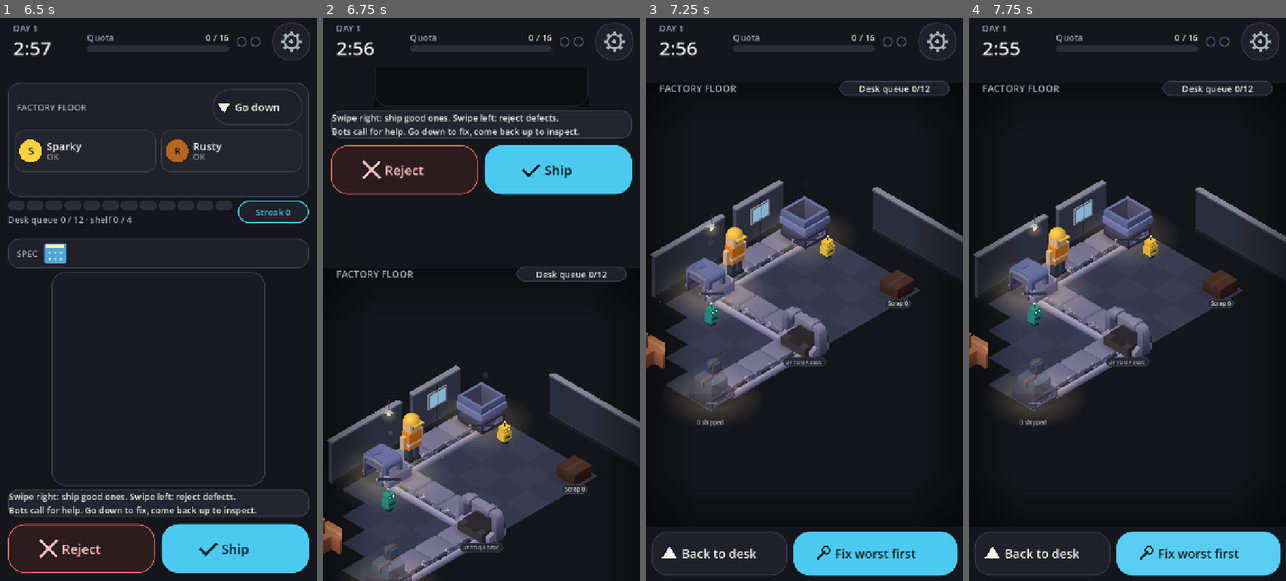
Above: before the commit, frames 1-4 (left to right).
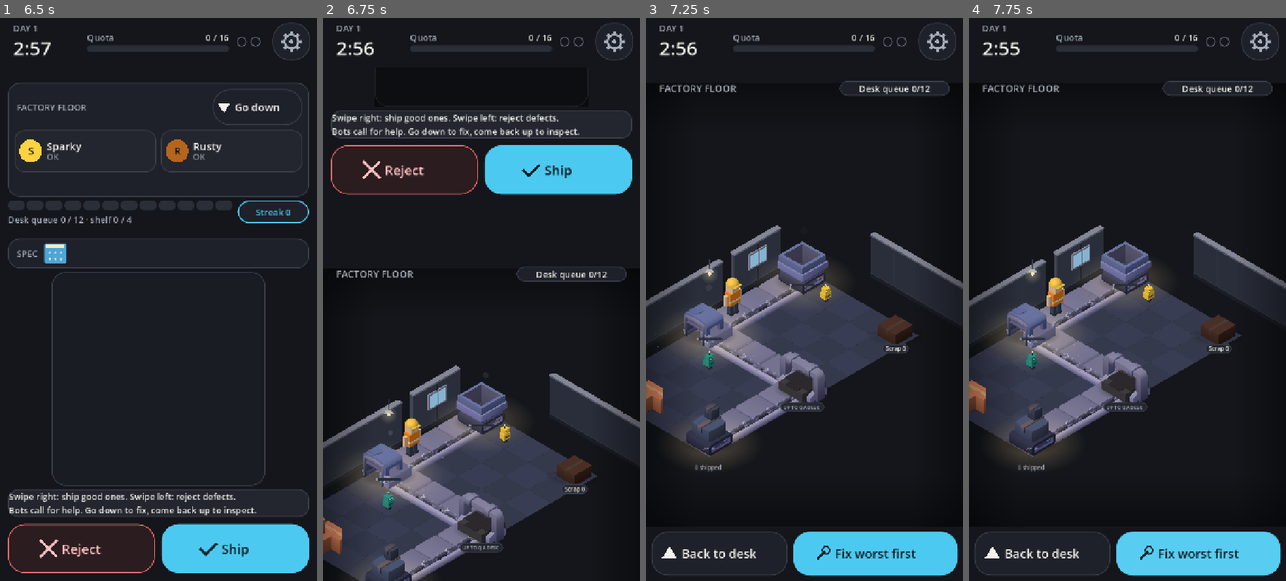
Above: after the commit, the same moments.

Repository: JasonHitching/human-error
Game: Godot game, scene res://main.tscn
Two runs of this game, one before a commit and one after it. Both use one fixed random seed, a clock stepped at 60 frames per second and the inputs below.
Inputs (mouse positions are in pixels of both pictures, inside the frame that each line leads up to):
- Up to frame 1 (6.5 s): click "Start career Day-1 quota 16" at 0.5 s; click "Go down" at 1.25 s; click "Go down" at 2 s; click (291, 40) at 2.75 s; click "Clock in" at 3.5 s; click "Reject" at 4.25 s; click "Ship" at 5 s; tap Enter at 5.75 s; drag from (158, 299) to (190, 175) at 5.77 s
- Up to frame 2 (6.75 s): tap Space at 6.5 s; drag from (481, 141) to (465, 412) at 6.52 s
- Up to frame 3 (7.25 s): no input
- Up to frame 4 (7.75 s): click "Fix worst first" at 7.25 s

Frame 1 is identical in both runs. In frame 2, 1.8% of the frame differs, in the area x 0-60%, y 70-100%; in frame 3, 25%; in frame 4, 25%, in the area x 0-100%, y 28-81%.

Commit message:
Fix floor pan lock; solid starved machines, edge tiles, smaller characters
- FloorCamera: centre clamps to bounds when the factory fits the view, so panning never locks.
- Starved machines dim without alpha (they vanished into the floor).
- Draw partly visible floor tiles and walls (no ragged edges).
- Bot/worker sprites 1.7x -> 1.3x (CHAR_K).
- Regression test for panning a factory that fits the view.

Co-Authored-By: Claude Sonnet 5.5 <noreply@anthropic.com>
Claude-Session: https://claude.ai/code/session_01K8aWAaycAaBNDR3qFuA6qP

Diff:
--- a/game/scripts/view/factory_view.gd
+++ b/game/scripts/view/factory_view.gd
@@ -40,6 +40,7 @@
 var _bottleneck: String = ""  # machine limiting throughput (FlowReadout), refreshed each draw
 var _links: Array = []  # {from, to, path: Array[Vector2i]} for chevrons and belt queues
 var _chevrons: Array[Dictionary] = []  # {a, b, key}: one arrow per belt step, cell-local
+const CHAR_K := 1.3  # bot / worker sprite scale; 1.0 = same scale as the machines
 const SCRAP_RUN := 2.4
 const PULSE_TIME := 0.3
 const SPARK_N := 12
@@ -462,9 +463,9 @@
 			3:
 				var bm: Machine = e["m"]
 				var panic := bm.is_faulted() or bm.misrouted
-				BotView.draw(self, bot_pos(bm), bm.bot.color, 1 if panic else 0, _time, 0.0, 0.0, bm.bot.name.to_lower(), 1.7 * _s)
+				BotView.draw(self, bot_pos(bm), bm.bot.color, 1 if panic else 0, _time, 0.0, 0.0, bm.bot.name.to_lower(), CHAR_K * _s)
 			4:
-				WorkerView.draw(self, worker_pos(), _time, _worker_walking(), factory.crew_busy and not _worker_walking(), 1.7 * _s)
+				WorkerView.draw(self, worker_pos(), _time, _worker_walking(), factory.crew_busy and not _worker_walking(), CHAR_K * _s)
 			5:
 				var pp: Vector2 = e["p"]
 				var tint := Color(0.55, 0.58, 0.65) if e["junk"] else Color.WHITE
@@ -498,8 +499,8 @@
 	for gx in gr.x:
 		for gy in gr.y:
 			var g := ground(Vector2(gx, gy))
-			if not ar.encloses(Rect2(g - Vector2(IsoFloor.HW, IsoFloor.HH) * _s, Vector2(IsoFloor.HW, IsoFloor.HH) * 2.0 * _s)):
-				continue
+			if not ar.intersects(Rect2(g - Vector2(IsoFloor.HW, IsoFloor.HH) * _s, Vector2(IsoFloor.HW, IsoFloor.HH) * 2.0 * _s)):
+				continue  # off-screen; partly visible tiles are drawn (the floor area clips them)
 			if not _spr("floor_tile_alt" if (gx + gy) % 2 == 1 else "floor_tile", g):
 				draw_colored_polygon(_diamond(g, 0.98), UiTheme.SURFACE_DIM if (gx + gy) % 2 == 0 else UiTheme.BG.lightened(0.04))
 	for c: Vector2i in _iso.edges:
@@ -603,7 +604,7 @@
 		return
 	var f := 0.5 * _s
 	var tl := g - IsoFloor.anchor(n) * f
-	if ar.encloses(Rect2(tl, t.get_size() * f)):
+	if ar.intersects(Rect2(tl, t.get_size() * f)):
 		_spr(n, g, flip)
 
 
@@ -695,7 +696,7 @@
 		draw_polyline(br, UiTheme.WARN, 3.0)
 	var tint := Color.WHITE
 	if m.state == Machine.State.STARVED and m.type != "generator":
-		tint = Color(1, 1, 1, 0.6)  # starved: dim
+		tint = Color(0.72, 0.76, 0.86)  # starved: dimmed but still solid (alpha made machines vanish into the floor)
 	elif m.state == Machine.State.BLOCKED:
 		tint = Color(1.0, 0.9, 0.75)  # blocked: items pile up upstream
 	var sprite := _iso.machine_sprite(m.id, m.type)
--- a/game/scripts/view/floor_camera.gd
+++ b/game/scripts/view/floor_camera.gd
@@ -118,6 +118,8 @@
 
 
 func _clamp() -> void:
+	# Content larger than the view: keep the view inside the bounds. Content that fits on screen can
+	# still be panned (centre stays within the bounds) so the floor never feels locked in place.
 	var half := view / (2.0 * zoom)
-	center.x = bounds.get_center().x if bounds.size.x <= half.x * 2.0 else clampf(center.x, bounds.position.x + half.x, bounds.end.x - half.x)
-	center.y = bounds.get_center().y if bounds.size.y <= half.y * 2.0 else clampf(center.y, bounds.position.y + half.y, bounds.end.y - half.y)
+	center.x = clampf(center.x, bounds.position.x + half.x, bounds.end.x - half.x) if bounds.size.x > half.x * 2.0 else clampf(center.x, bounds.position.x, bounds.end.x)
+	center.y = clampf(center.y, bounds.position.y + half.y, bounds.end.y - half.y) if bounds.size.y > half.y * 2.0 else clampf(center.y, bounds.position.y, bounds.end.y)
--- a/game/tests/test_floor_camera.gd
+++ b/game/tests/test_floor_camera.gd
@@ -28,6 +28,19 @@
 	cam.pan_screen(Vector2(100000, 100000))
 	assert_near(cam.center.x, cam.bounds.position.x + half.x, 0.001, "near x")
 	assert_near(cam.center.y, cam.bounds.position.y + half.y, 0.001, "near y")
+
+
+func test_pan_works_when_factory_fits_the_view() -> void:
+	var cam := FloorCamera.new()
+	cam.set_view(Vector2(720, 1280))
+	cam.reset(Rect2(0, 0, 300, 300), 1.0)  # content much smaller than the view
+	var c0 := cam.center
+	cam.pan_screen(Vector2(-60, -40))
+	assert_true(cam.center.distance_to(c0) > 1.0, "a small factory still pans")
+	cam.pan_screen(Vector2(-100000, -100000))
+	assert_true(cam.bounds.grow(0.01).has_point(cam.center), "centre stays inside the bounds")
+	cam.pan_screen(Vector2(100000, 100000))
+	assert_true(cam.bounds.grow(0.01).has_point(cam.center), "centre stays inside the bounds (other side)")
 
 
 func test_zoom_keeps_anchor_and_round_trips() -> void:
